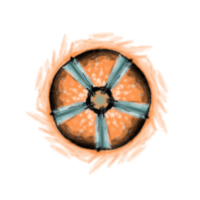
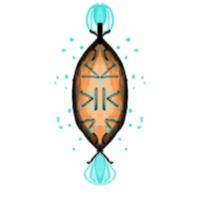
Two versions of the same layered image (200×200). Layer-by-layer changes:
added layer "phase cells lines" above "phase cells shade" over [left=70, top=21, right=130, bottom=166]
added layer "phase cells shade" above "phase cells light" over [left=71, top=37, right=129, bottom=154]
added layer "phase cells light" (soft light) above "phase cells dots" over [left=73, top=6, right=127, bottom=180]
added layer "phase cells dots" above "phase cells color" over [left=52, top=2, right=148, bottom=187]
added layer "phase cells color" above "plasma cores lines" over [left=72, top=36, right=128, bottom=150]
hid "plasma cores lines" over [left=48, top=47, right=153, bottom=154]
hid "plasma cores shadow" over [left=46, top=45, right=152, bottom=152]
hid "plasma cores light" over [left=49, top=49, right=153, bottom=153]
hid "plasma cores glow" over [left=25, top=30, right=169, bottom=176]
hid "plasma cores color" over [left=50, top=48, right=152, bottom=151]
